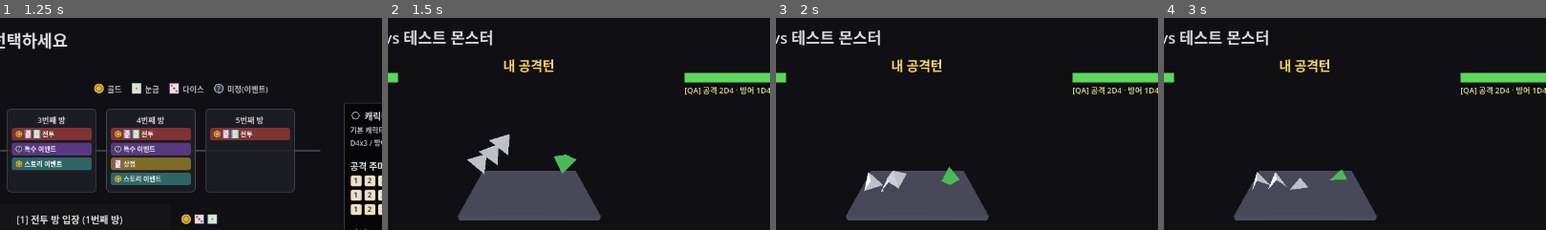
Above: before the commit, frames 1-4 (left to right).
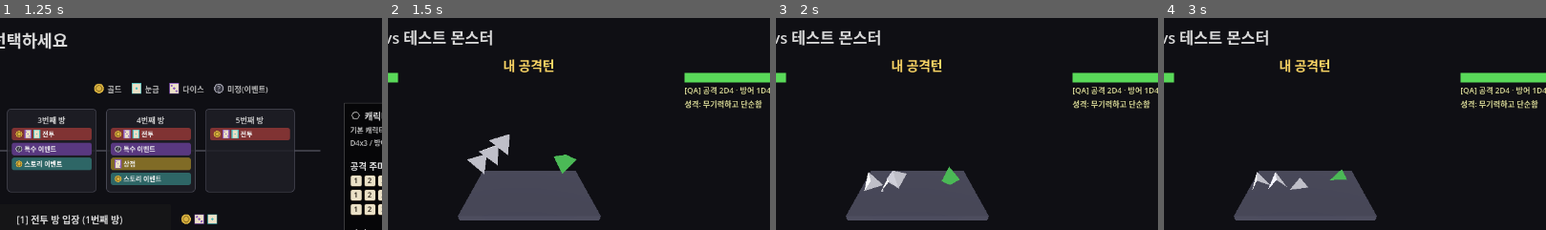
Above: after the commit, the same moments.

Repository: YGseok/ProjectD
Game: Godot game, scene res://code/scenes/character_select.tscn
The game is run twice, just before and just after one commit, with the same random seed, the same clock (stepped at 60 frames per second) and the same inputs.
Inputs:
- Up to frame 1 (1.25 s): click "[6] 던전 시작" at 0.5 s
- Up to frame 2 (1.5 s): click "[1] 전투 방 입장 (1번째 방)" at 1.25 s
- Up to frame 3 (2 s): no input
- Up to frame 4 (3 s): click "[1] 덱 보기" at 2 s; click "[1] 덱 닫기" at 2.75 s
The pictures show only the part of the screen within x 32-82%, y 0-50%; the shares and areas given below are measured in that part.

Frame 1 is identical in both runs. In frame 2, 0.5% of the frame differs, in the area x 77-98%, y 38-43%; in frame 3, 0.5%; in frame 4, 0.5%.

Commit message:
feat: 몬스터별 personality 필드 추가 + DESIGN.md 반영 (미니 기획 A 완료)
[미니 기획 A] 마지막 3단계 — MONSTER_PROFILES 5종에 personality(1줄 성격
요약) 필드를 추가하고 몬스터 디버그 정보 표시줄에 함께 노출. DESIGN.md에
"던전 몬스터 (5종)" 표를 신설해 이름/성격/기믹/효과를 문서화. 이로써 기믹
재배정(116)+steady_guard(117)+personality(118) 3단계 전부 완료되어 [미니
기획 A]가 끝났음을 INBOX.md/STATUS.md에 반영(원본 2026-09-01 항목 처리됨
이동, 처리됨 12개/완료 기록 10개 한도 유지를 위해 각각 가장 오래된 항목을
INBOX_ARCHIVE.md/STATUS_ARCHIVE.md로 이관).

Co-Authored-By: Claude Sonnet 5 <noreply@anthropic.com>

Diff:
--- a/code/scenes/combat_test.gd
+++ b/code/scenes/combat_test.gd
@@ -208,12 +208,16 @@
 ## apply_steady_guard() 참고). fixed_value/min_max_only처럼 _ready()에서 면 값
 ## 자체를 바꾸는 방식이 아니라, _do_exchange()에서 매 방어턴 굴림 "결과"만 사후
 ## 보정하는 방식이라 이 dict에는 별도 표시가 필요 없음(문자열 키만 배정).
+## [미니 기획 A]-3(2026-09-16): 5종 각각에 "personality" 필드(1줄, INBOX.md
+## 2026-09-15가 확정한 성격 요약)를 추가한다. dice_gimmick 배정 근거를 문구로도
+## 확인할 수 있게 하려는 목적 — _monster_config_for_room()이 그대로 config에 담아
+## 넘기고, _monster_debug_info_text()가 디버그 표시줄에 함께 보여준다.
 const MONSTER_PROFILES := [
-	{"name": "슬라임", "color": Color(0.35, 0.85, 0.4)},
-	{"name": "고블린", "color": Color(0.75, 0.55, 0.25), "dice_gimmick": "anger_stack"},
-	{"name": "해골 전사", "color": Color(0.85, 0.85, 0.8), "dice_gimmick": "fixed_value"},
-	{"name": "오크", "color": Color(0.3, 0.55, 0.3), "dice_gimmick": "min_max_only"},
-	{"name": "다크 나이트", "color": Color(0.55, 0.25, 0.75), "dice_gimmick": "steady_guard"},
+	{"name": "슬라임", "color": Color(0.35, 0.85, 0.4), "personality": "무기력하고 단순함"},
+	{"name": "고블린", "color": Color(0.75, 0.55, 0.25), "dice_gimmick": "anger_stack", "personality": "성급하고 화를 잘 냄"},
+	{"name": "해골 전사", "color": Color(0.85, 0.85, 0.8), "dice_gimmick": "fixed_value", "personality": "감정 없이 명령대로만 움직이는 병사, 늘 같은 힘으로 정확하게 타격"},
+	{"name": "오크", "color": Color(0.3, 0.55, 0.3), "dice_gimmick": "min_max_only", "personality": "힘만 믿고 저돌적으로 날뛰는 성격, 전부 아니면 전무"},
+	{"name": "다크 나이트", "color": Color(0.55, 0.25, 0.75), "dice_gimmick": "steady_guard", "personality": "차갑고 노련하며 방어에서 흔들리지 않는 기사"},
 ]
 
 
@@ -288,6 +292,7 @@
 		"dice_gimmick": gimmick,
 		"dice_gimmick_value": gimmick_value,
 		"is_boss": is_boss,
+		"personality": profile.get("personality", ""),
 	}
 
 
@@ -305,6 +310,9 @@
 	var text := "[QA] 공격 %dD%d · 방어 %dD%d" % [
 		config["attack_count"], sides, config["defense_count"], sides
 	]
+	var personality: String = config.get("personality", "")
+	if personality != "":
+		text += "\n성격: %s" % personality
 	match config.get("dice_gimmick", ""):
 		"anger_stack":
 			text += "\n기믹: 분노 스택 (공격 최댓값 %d회 -> 다음 공격 1D%d)" % [
--- a/code/scenes/dice_test.gd
+++ b/code/scenes/dice_test.gd
@@ -614,9 +614,11 @@
 	var script := load("res://code/scenes/combat_test.gd")
 	var combat = script.new()
 
-	# room0(슬라임, 기믹 없음): 공격/방어 다이스 구성만 나오고 기믹/보스 줄은 없어야 한다.
+	# room0(슬라임, 기믹 없음): 공격/방어 다이스 구성 + 성격 문구가 나오고 기믹/보스 줄은
+	# 없어야 한다 ([미니 기획 A]-3, 2026-09-16으로 personality 필드가 추가됨).
 	var room0_text: String = combat._monster_debug_info_text(combat._monster_config_for_room(0))
 	var room0_ok: bool = room0_text.contains("공격 2D4") and room0_text.contains("방어 1D4") \
+		and room0_text.contains("성격: 무기력하고 단순함") \
 		and not room0_text.contains("기믹") and not room0_text.contains("보스")
 	ok = room0_ok and ok
 	lines.append("  room0(슬라임, 기믹 없음): %s -> %s" % [
@@ -658,7 +660,8 @@
 	var room4_config: Dictionary = combat._monster_config_for_room(RunState.TOTAL_ROOMS - 1)
 	var room4_text: String = combat._monster_debug_info_text(room4_config)
 	var room4_ok: bool = room4_text.contains("보스") and room4_text.contains("철벽") \
-		and room4_text.contains(str(room4_config["dice_gimmick_value"]))
+		and room4_text.contains(str(room4_config["dice_gimmick_value"])) \
+		and room4_text.contains("성격: 차갑고 노련하며 방어에서 흔들리지 않는 기사")
 	ok = room4_ok and ok
 	lines.append("  room4(다크 나이트, steady_guard=%d + 보스): %s -> %s" % [
 		room4_config["dice_gimmick_value"], room4_text.replace("\n", " / "), "OK" if room4_ok else "FAIL"
Not shown, changed: docs/DESIGN.md
Not shown, changed: docs/INBOX_ARCHIVE.md
Not shown, changed: docs/STATUS.md
Not shown, changed: docs/STATUS_ARCHIVE.md
Not shown, changed: docs/feedback/INBOX.md
